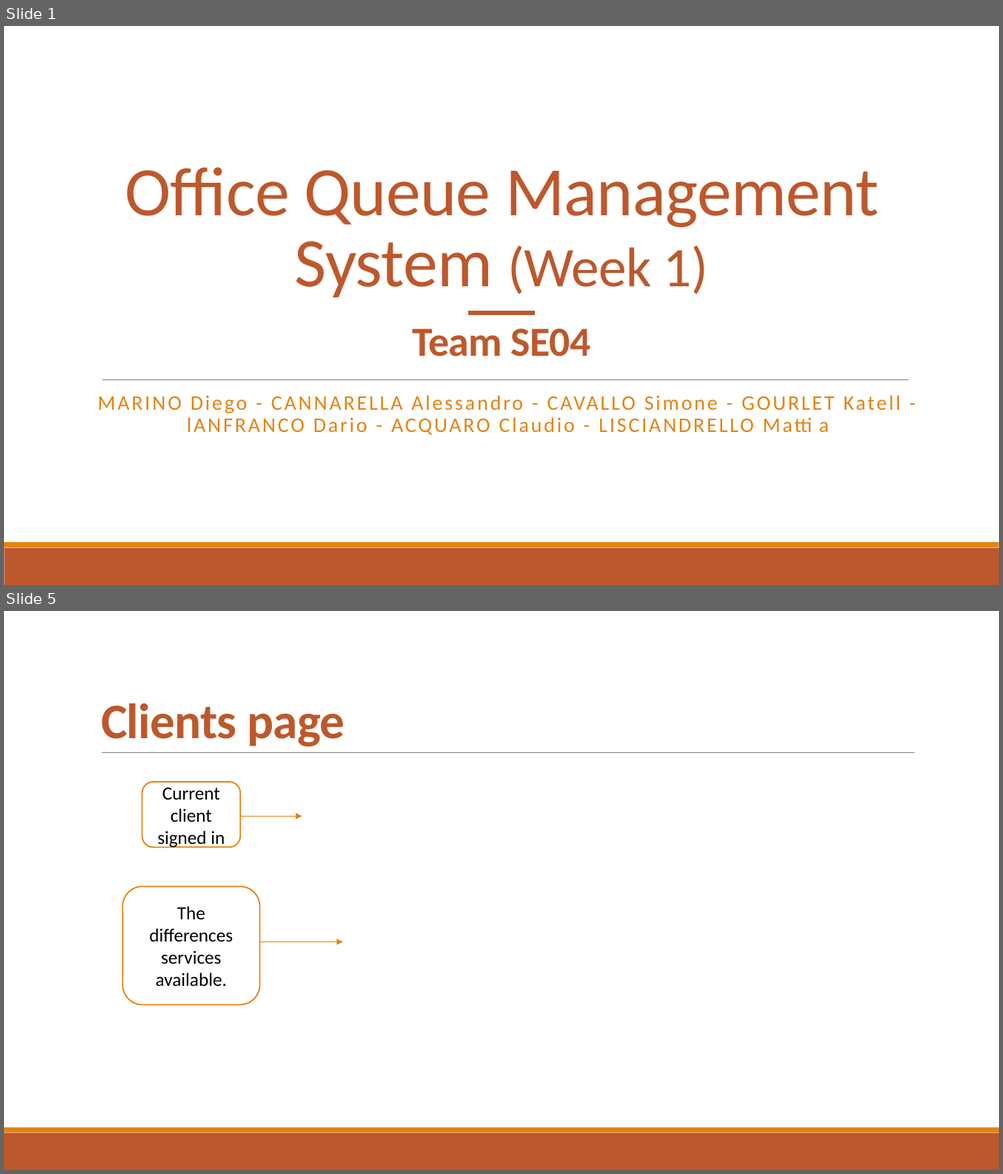
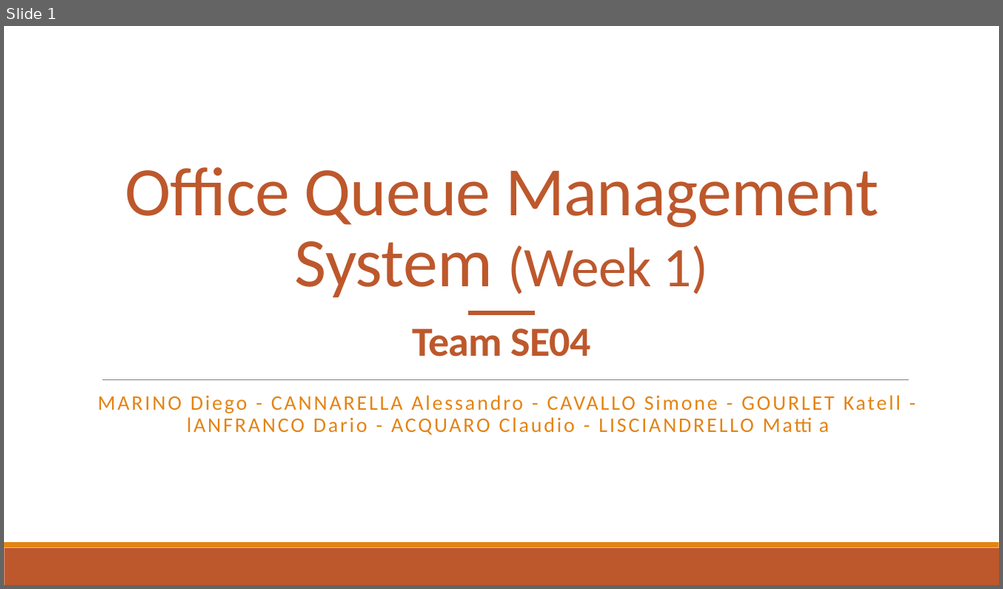
Before and after one commit to djemar/se2021-04-OfficeQueueManager, a slide deck: PresentationW1.pptx. Shown one above the other, each under a label of ours: slides 1 and 5 before the commit, slide 1 after it; the slides between them are not shown. The pictures are 1003x1174 and 1003x589 pixels, drawn with LibreOffice and Linux fonts; fonts in the diff are those of the drawing. Boxes give left, top, right and bottom in pixels: in the first picture for what was removed or moved away, otherwise in the second. Text is boxed around its words. In the diff, an @@ line names an element or a change of style, - is before the commit and + after.

```diff
--- a/PresentationW1.pptx
+++ b/PresentationW1.pptx
@@ slide 5 removed at (4,611,999,1170), background #FFFFFF; not listed: 2 template elements that a slide beside it also shows @@
@@ title removed at (101,703,345,747) @@
-Clients page
@@ line removed from (102, 753) to (915, 753) @@
@@ rounded rectangle removed at (142,782,241,848) @@
-Current client signed in
@@ arrow removed from (241, 816) to (301, 816) @@
@@ rounded rectangle removed at (122,887,260,1005) @@
-The differences services available.
@@ arrow removed from (260, 943) to (343, 943) @@
```
Also in this commit, not shown: 5 slides changed, 5 slides added, 2 other files.
